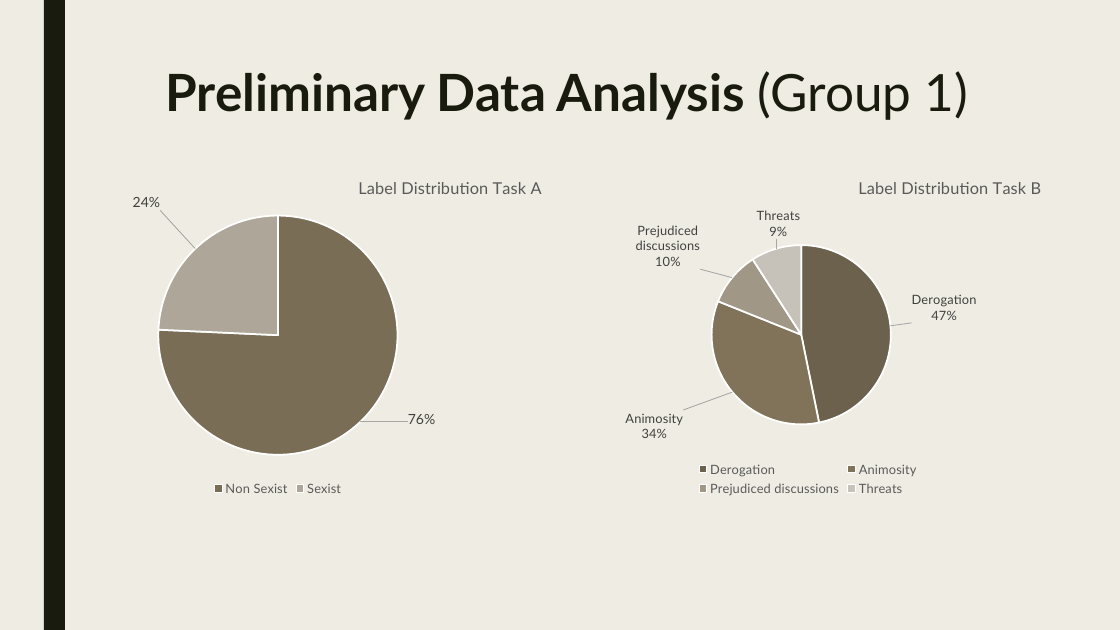
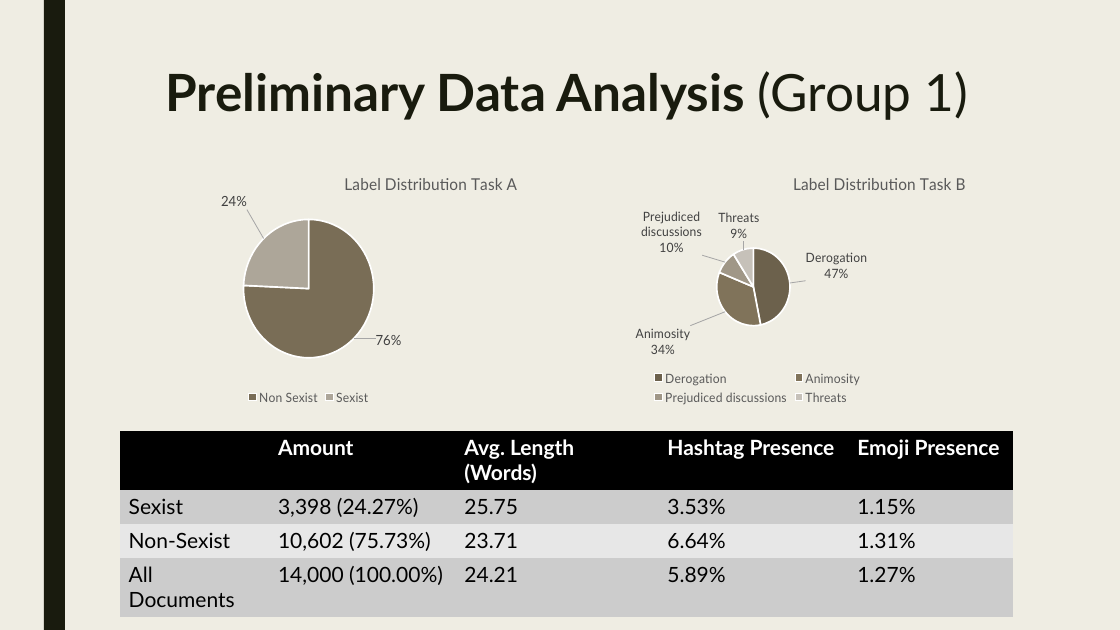
Before and after one commit to SanneW7/Shared-Task-, a slide deck: slide 1 of slides/Preliminary Data Analysis (Group 1).pptx. Drawn at 1120x630 pixels with LibreOffice and Linux fonts; fonts in the diff are those of the drawing. Boxes give left, top, right and bottom in pixels: in the first picture for what was removed or moved away, otherwise in the second. Text is boxed around its words. In the diff, an @@ line names an element or a change of style, - is before the commit and + after.

```diff
--- a/slides/Preliminary Data Analysis (Group 1).pptx
+++ b/slides/Preliminary Data Analysis (Group 1).pptx
@@ pie chart: place and size @@
-pie chart at <box>0,158,719,499</box>
+pie chart at <box>120,158,520,408</box>
@@ pie chart: place and size @@
-pie chart at <box>535,158,1082,499</box>
+pie chart at <box>569,158,970,408</box>
@@ table added at <box>120,431,1014,611</box>, 4 rows, 5 columns @@
+ | Amount | Avg. Length (Words) | Hashtag Presence | Emoji Presence
+Sexist | 3,398 (24.27%) | 25.75 | 3.53% | 1.15%
+Non-Sexist | 10,602 (75.73%) | 23.71 | 6.64% | 1.31%
+All Documents | 14,000 (100.00%) | 24.21 | 5.89% | 1.27%
```
Also in this commit, not shown: 1 other slide changed, 1 slide removed.
